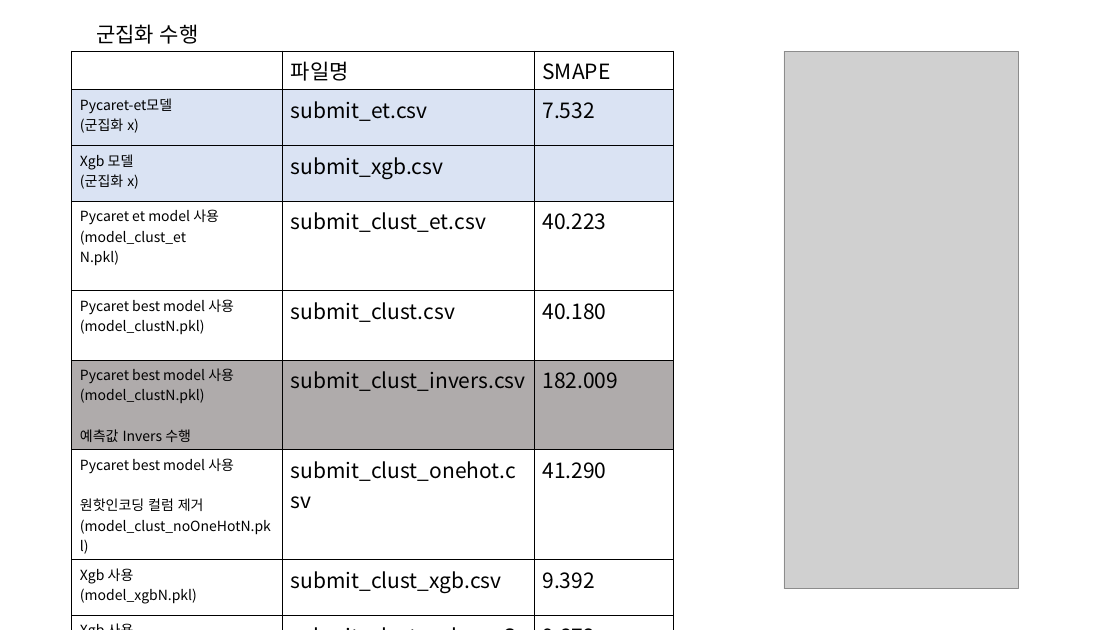
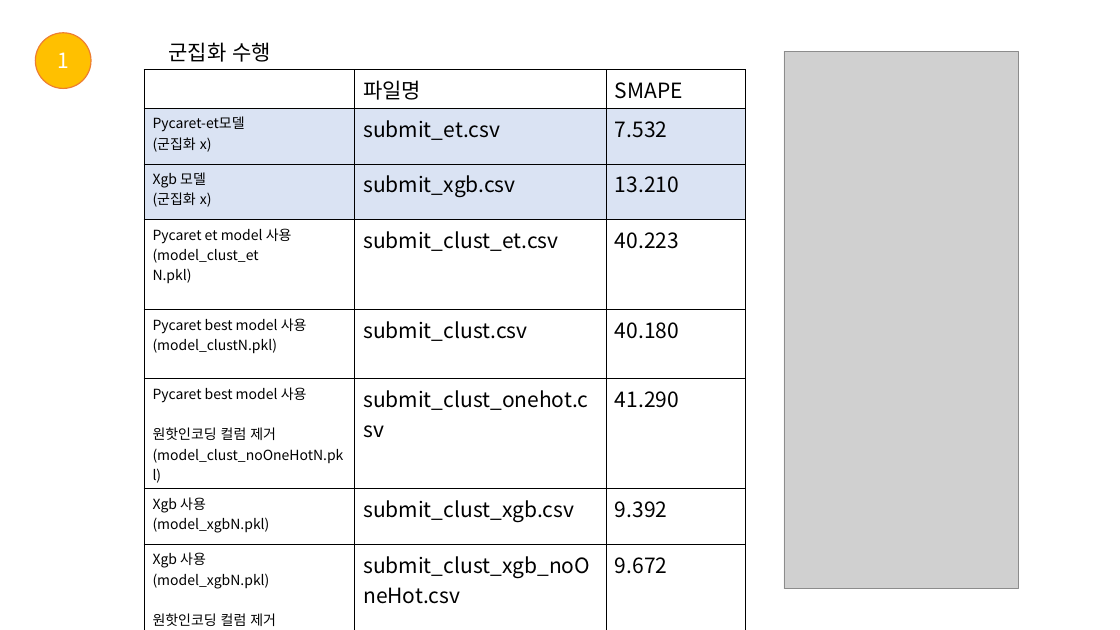
Before and after one commit to 2023dacon/Power-usage-Prediction, a slide deck: slide 8 of 파일/대회.pptx (slide 10 before the commit). Drawn at 1120x630 pixels with LibreOffice and Linux fonts; fonts in the diff are those of the drawing; grey boxes stand for pictures. Boxes give left, top, right and bottom in pixels: in the first picture for what was removed or moved away, otherwise in the second. Text is boxed around its words. In the diff, an @@ line names an element or a change of style, - is before the commit and + after.

```diff
--- a/파일/대회.pptx
+++ b/파일/대회.pptx
@@ ellipse added at (35, 33, 91, 88), fill #FFC000, outline #ED7D31 1 pt, 18 pt, text #FFFFFF @@
+1
@@ text "군집화 수행": place and size @@
-text "군집화 수행" at (96, 24, 199, 44)
+text "군집화 수행" at (169, 42, 271, 62)
@@ table at (145, 70, 747, 630) @@
-row 3, column 3: 
+row 3, column 3: 13.210
-row 6: Pycaret best model 사용 / (model_clustN.pkl) / 예측값 Invers 수행 | submit_clust_invers.csv | 182.009
@@ table: place and size @@
-table at (71, 51, 674, 618)
+table at (145, 70, 747, 630)
```
Also in this commit, not shown: 5 other slides changed, 9 slides added, 2 slides removed, 1 other file.
